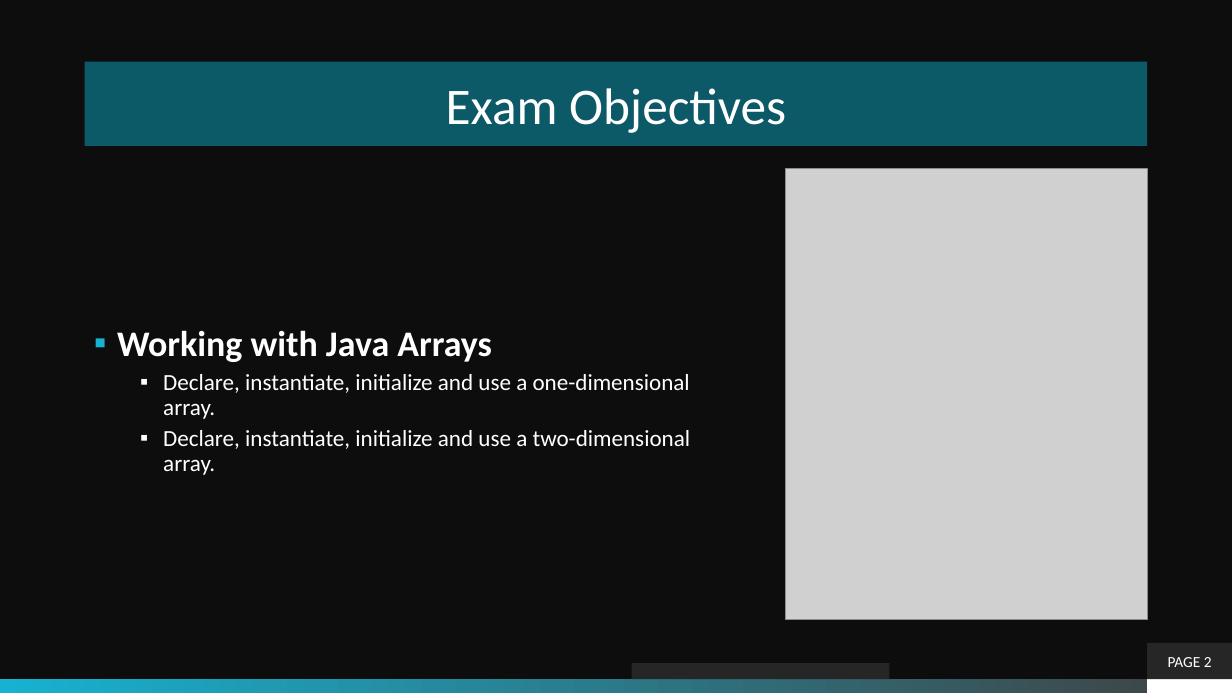
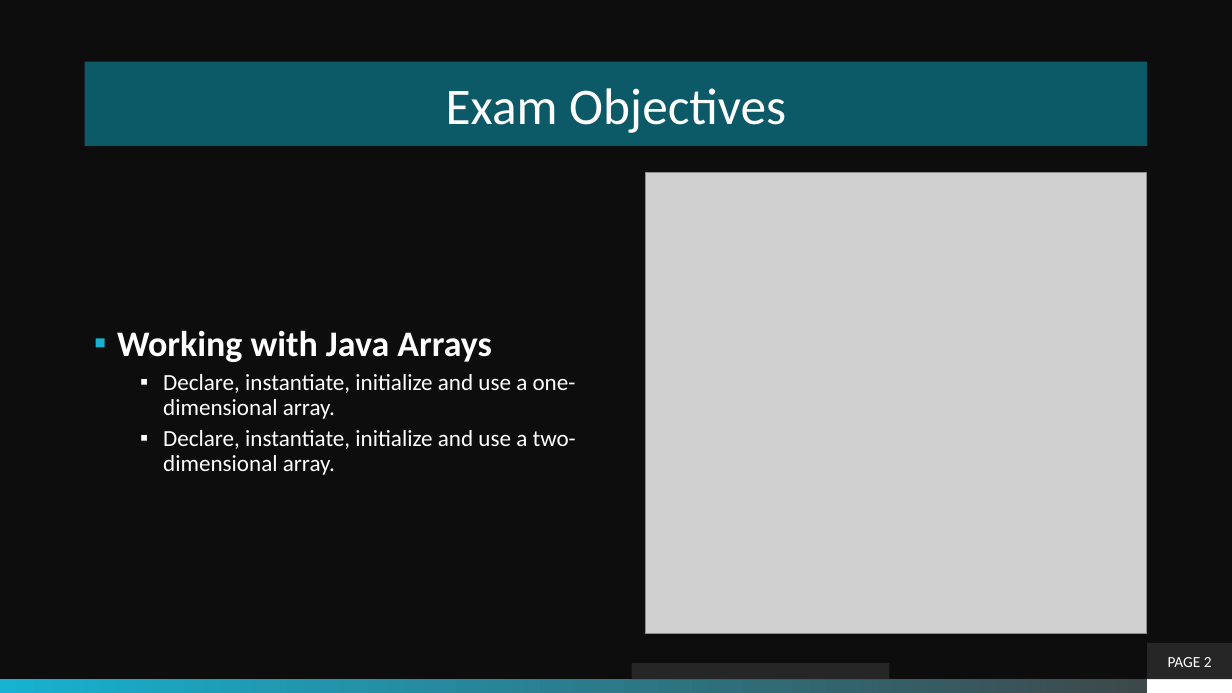
Before and after one commit to theLeonidas/Courses, a slide deck: slide 2 of courseMaterial/Objective-5-Java Arrays/Arrays.pptx. Drawn at 1232x693 pixels with LibreOffice and Linux fonts; fonts in the diff are those of the drawing; grey boxes stand for pictures; background and template pictures are left out. Boxes give left, top, right and bottom in pixels: in the first picture for what was removed or moved away, otherwise in the second. Text is boxed around its words. In the diff, an @@ line names an element or a change of style, - is before the commit and + after.

```diff
--- a/courseMaterial/Objective-5-Java Arrays/Arrays.pptx
+++ b/courseMaterial/Objective-5-Java Arrays/Arrays.pptx
@@ picture: place and size @@
-picture at (787,169,1148,620)
+picture at (646,173,1147,634)
@@ text "Working with Java Arrays" rewrapped from (117,330,691,475) to (117,330,576,475) @@
```
Also in this commit, not shown: 1 other slide changed, 31 other files.
